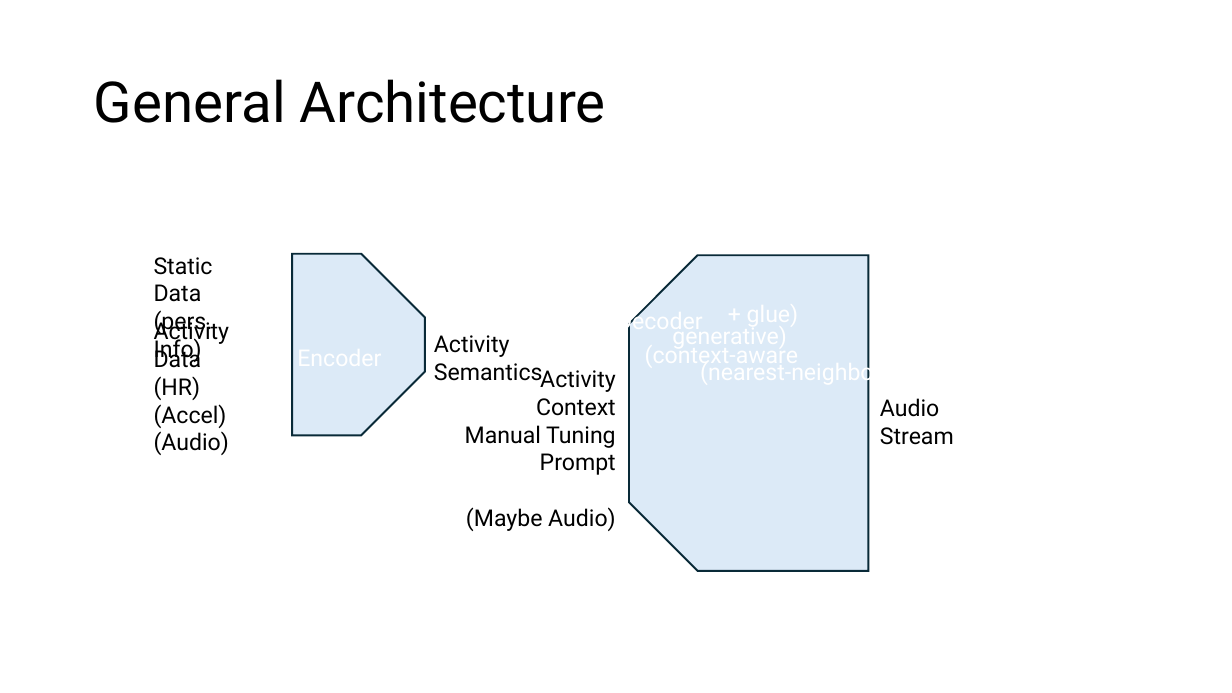
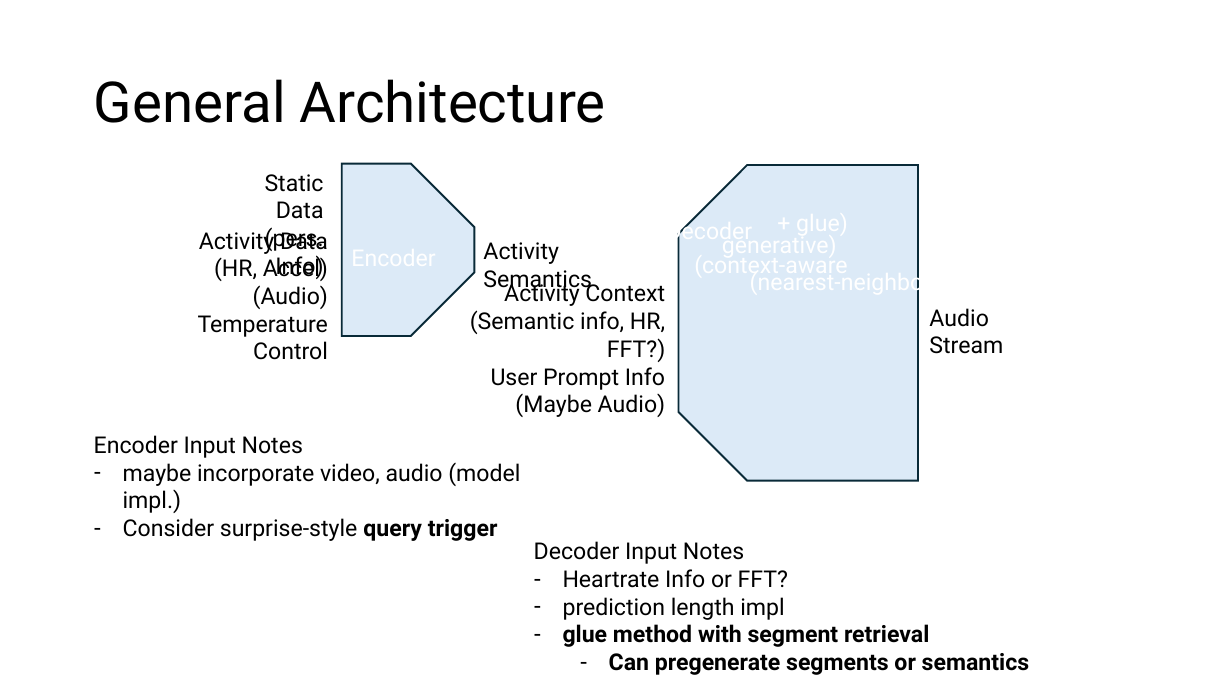
Before and after one commit to liammchugh/Cognitive-Devices, a slide deck: slide 4 of cognitive_music/Cognitive Audio.pptx. Drawn at 1232x693 pixels with LibreOffice and Linux fonts; fonts in the diff are those of the drawing. Boxes give left, top, right and bottom in pixels: in the first picture for what was removed or moved away, otherwise in the second. Text is boxed around its words. In the diff, an @@ line names an element or a change of style, - is before the commit and + after.

Commit message:
grpo decoder training method setup

```diff
--- a/cognitive_music/Cognitive Audio.pptx
+++ b/cognitive_music/Cognitive Audio.pptx
@@ text "Static Data": place and size @@
-text "Static Data" at [154, 257, 213, 362]
+text "Static Data" at [265, 174, 324, 279]
@@ text "Static Data" at [265, 174, 324, 279]: alignment left to right @@
@@ snip same rect: place and size @@
-snip same rect at [292, 254, 425, 435]
+snip same rect at [342, 164, 475, 337]
@@ snip same rect "Decoder": place and size @@
-snip same rect "Decoder" at [629, 255, 868, 571]
+snip same rect "Decoder" at [679, 165, 918, 481]
@@ text "Activity Data": place and size @@
-text "Activity Data" at [154, 319, 230, 455]
+text "Activity Data" at [198, 228, 328, 360]
@@ text at [199, 228, 328, 309]: alignment left to right @@
@@ text "Activity Semantics" rewrapped from [434, 335, 510, 357] to [483, 242, 592, 292] @@
@@ text at [214, 256, 328, 281]: text changed @@
-(HR)
-(Accel)
+(HR, Accel)
@@ text "Activity Context": place and size @@
-text "Activity Context" at [465, 398, 616, 531]
+text "Activity Context" at [470, 281, 665, 417]
@@ text "Audio Stream": place and size @@
-text "Audio Stream" at [880, 398, 954, 445]
+text "Audio Stream" at [929, 308, 1003, 354]
@@ text at [198, 315, 328, 360]: paragraph added @@
+Temperature Control
@@ text at [470, 310, 665, 390]: text changed @@
-Manual Tuning
-Prompt
+(Semantic info, HR, FFT?)
+User Prompt Info
@@ text added at [94, 435, 520, 541], 18 pt, text #000000 @@
+Encoder Input Notes
+– maybe incorporate video, audio (model impl.)
+– Consider surprise-style query trigger
@@ text added at [534, 541, 1029, 675], 18 pt, text #000000, bold @@
+Decoder Input Notes
+– Heartrate Info or FFT?
+– prediction length impl
+– glue method with segment retrieval
+  – Can pregenerate segments or semantics
```
Also in this commit, not shown: 1 other slide changed, 3 other files.
